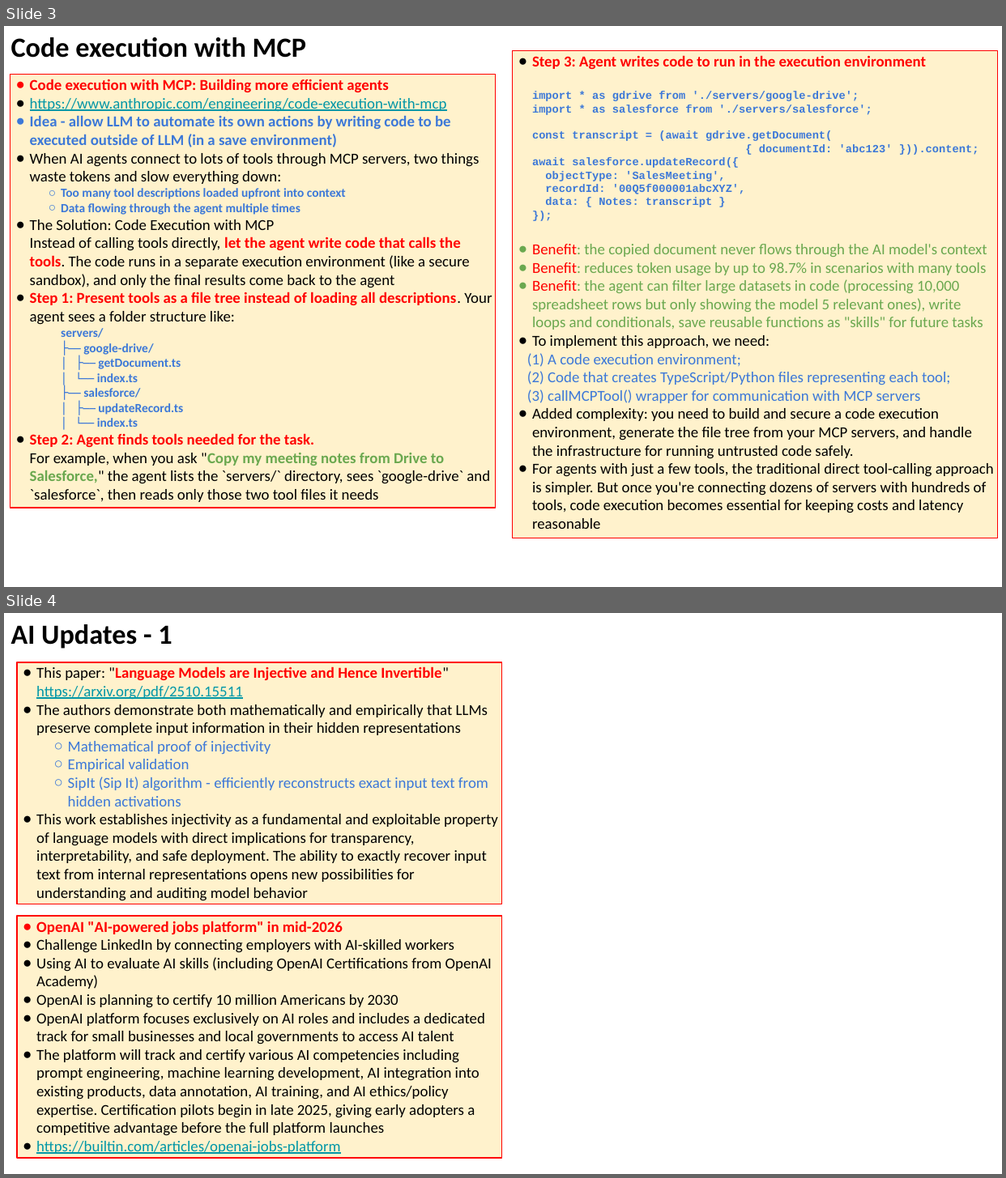
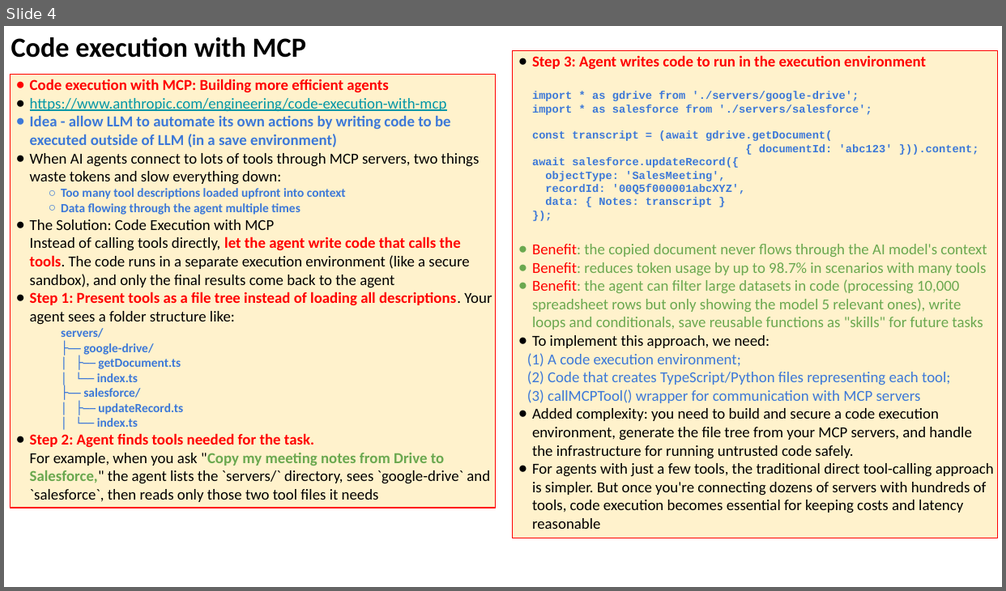
Before and after one commit to lselector/seminar, a slide deck: 2025/2025-11-14-AI-Updates.pptx. Shown one above the other, each under a label of ours: slides 3 and 4 before the commit, slide 4 after it. The pictures are 1006x1178 and 1006x591 pixels, drawn with LibreOffice and Linux fonts; fonts in the diff are those of the drawing. Boxes give left, top, right and bottom in pixels: in the first picture for what was removed or moved away, otherwise in the second. Text is boxed around its words. In the diff, an @@ line names an element or a change of style, - is before the commit and + after.

```diff
--- a/2025/2025-11-14-AI-Updates.pptx
+++ b/2025/2025-11-14-AI-Updates.pptx
@@ slide 4 removed at box(4, 613, 1002, 1174), background #FFFFFF @@
@@ text removed at box(11, 624, 172, 649) @@
-AI Updates - 1
@@ rectangle removed at box(17, 662, 502, 905) @@
-● This paper: "Language Models are Injective and Hence Invertible"
-  https://arxiv.org/pdf/2510.15511
-● The authors demonstrate both mathematically and empirically that LLMs preserve complete input information in their hidden representations
-  ○ Mathematical proof of injectivity
-  ○ Empirical validation
-  ○ SipIt (Sip It) algorithm - efficiently reconstructs exact input text from hidden activations
-● This work establishes injectivity as a fundamental and exploitable property of language models with direct implications for transparency, interpretability, and safe deployment. The ability to exactly recover input text from internal representations opens new possibilities for understanding and auditing model behavior
@@ rectangle removed at box(17, 917, 502, 1159) @@
-● OpenAI "AI-powered jobs platform" in mid-2026
-● Challenge LinkedIn by connecting employers with AI-skilled workers
-● Using AI to evaluate AI skills (including OpenAI Certifications from OpenAI Academy)
-● OpenAI is planning to certify 10 million Americans by 2030
-● OpenAI platform focuses exclusively on AI roles and includes a dedicated track for small businesses and local governments to access AI talent
-● The platform will track and certify various AI competencies including prompt engineering, machine learning development, AI integration into existing products, data annotation, AI training, and AI ethics/policy expertise. Certification pilots begin in late 2025, giving early adopters a competitive advantage before the full platform launches
-● https://builtin.com/articles/openai-jobs-platform
@@ what was slide 3 is now slide 4 @@
```
Also in this commit, not shown: 5 slides changed, 9 slides added.
